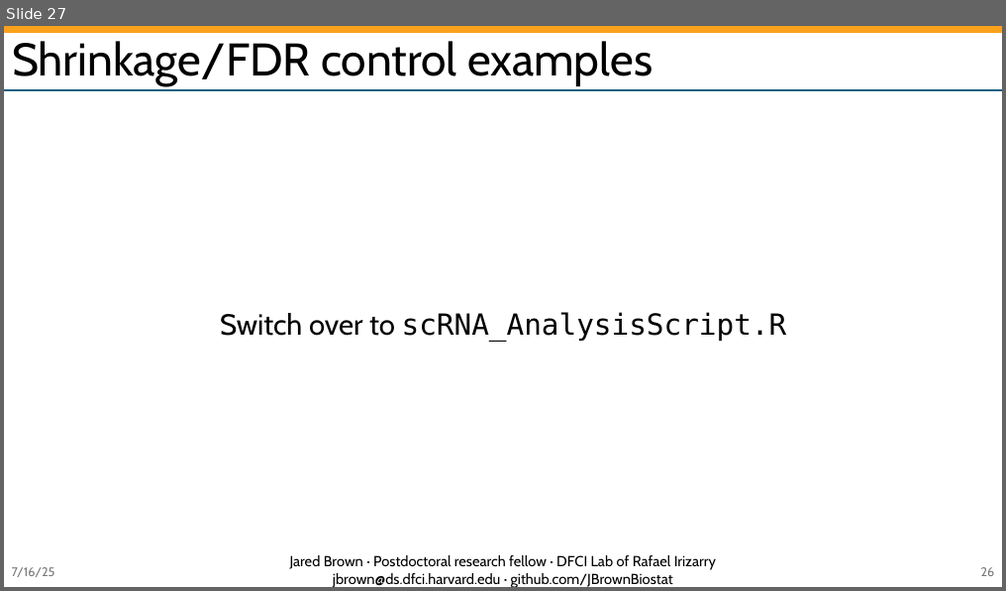
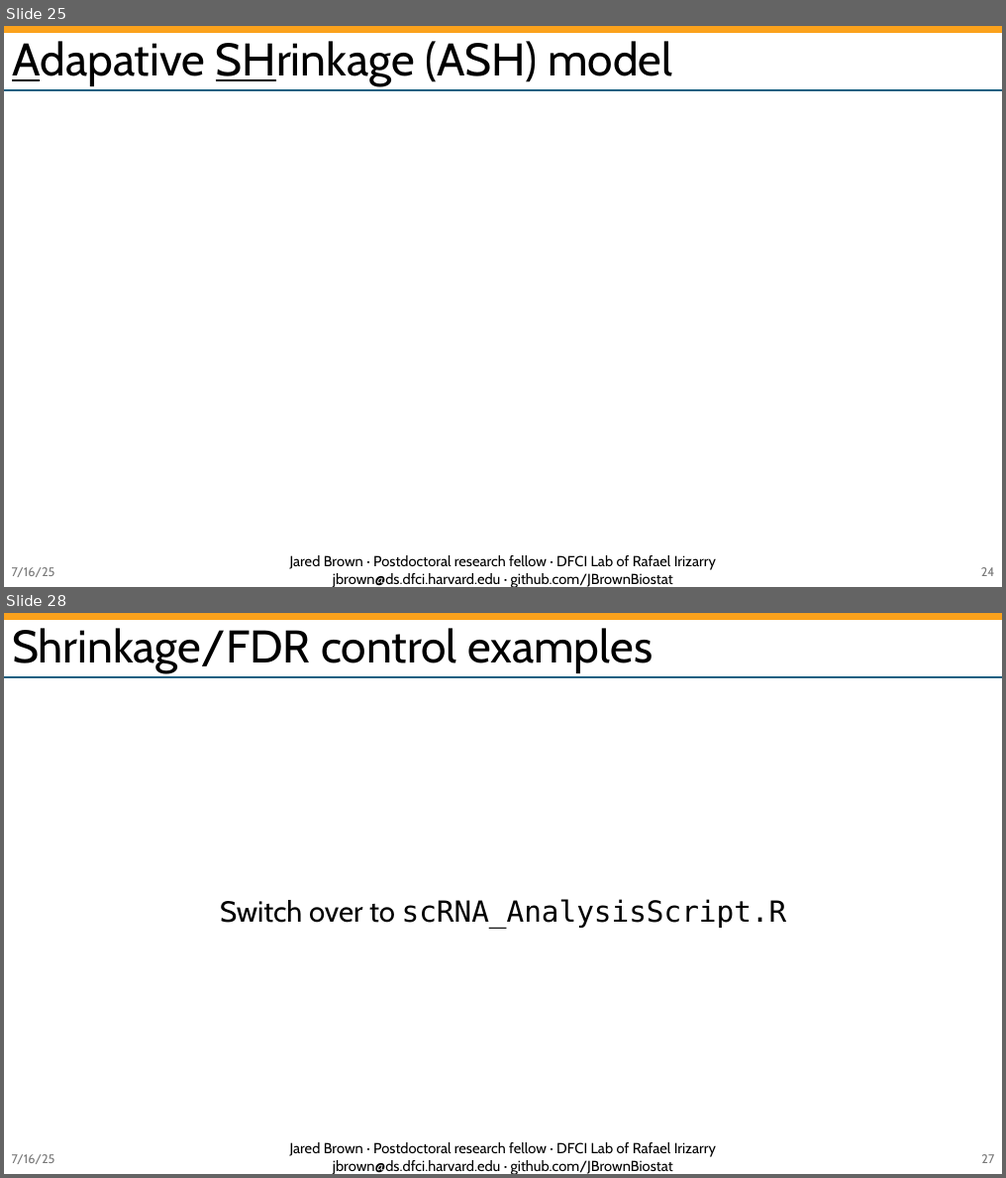
Before and after one commit to JBrownBiostat/DifferentialExpressionTraining_July2025, a slide deck: DeeperDESeqWithShrinkage.pptx. Shown one above the other, each under a label of ours: slide 27 before the commit, slides 25 and 28 after it; the slides between them are not shown. The pictures are 1006x591 and 1006x1178 pixels, drawn with LibreOffice and Linux fonts; fonts in the diff are those of the drawing; grey boxes stand for pictures; background and template pictures are left out. Boxes give left, top, right and bottom in pixels: in the first picture for what was removed or moved away, otherwise in the second. Text is boxed around its words. In the diff, an @@ line names an element or a change of style, - is before the commit and + after.

```diff
--- a/DeeperDESeqWithShrinkage.pptx
+++ b/DeeperDESeqWithShrinkage.pptx
@@ slide 25 added at <box>4,26,1002,587</box>, background #FFFFFF; not listed: 2 template elements that a slide beside it also shows @@
@@ title added at <box>12,41,672,86</box>, 44 pt, text #000000 @@
+Adapative SHrinkage (ASH) model
@@ text added at <box>290,556,716,587</box>, 14 pt, text #000000 @@
+Jared Brown · Postdoctoral research fellow · DFCI Lab of Rafael Irizarry jbrown@ds.dfci.harvard.edu · github.com/JBrownBiostat
@@ text added at <box>12,568,55,577</box>, 12 pt, text #797979 @@
+7/16/25
@@ page number added at <box>981,568,995,576</box>, 12 pt, text #797979 @@
+24
@@ what was slide 27 is now slide 28 @@
@@ page number at <box>981,1155,994,1163</box>: text changed @@
-26
+27
```
Also in this commit, not shown: 25 slides changed, 1 other file.
